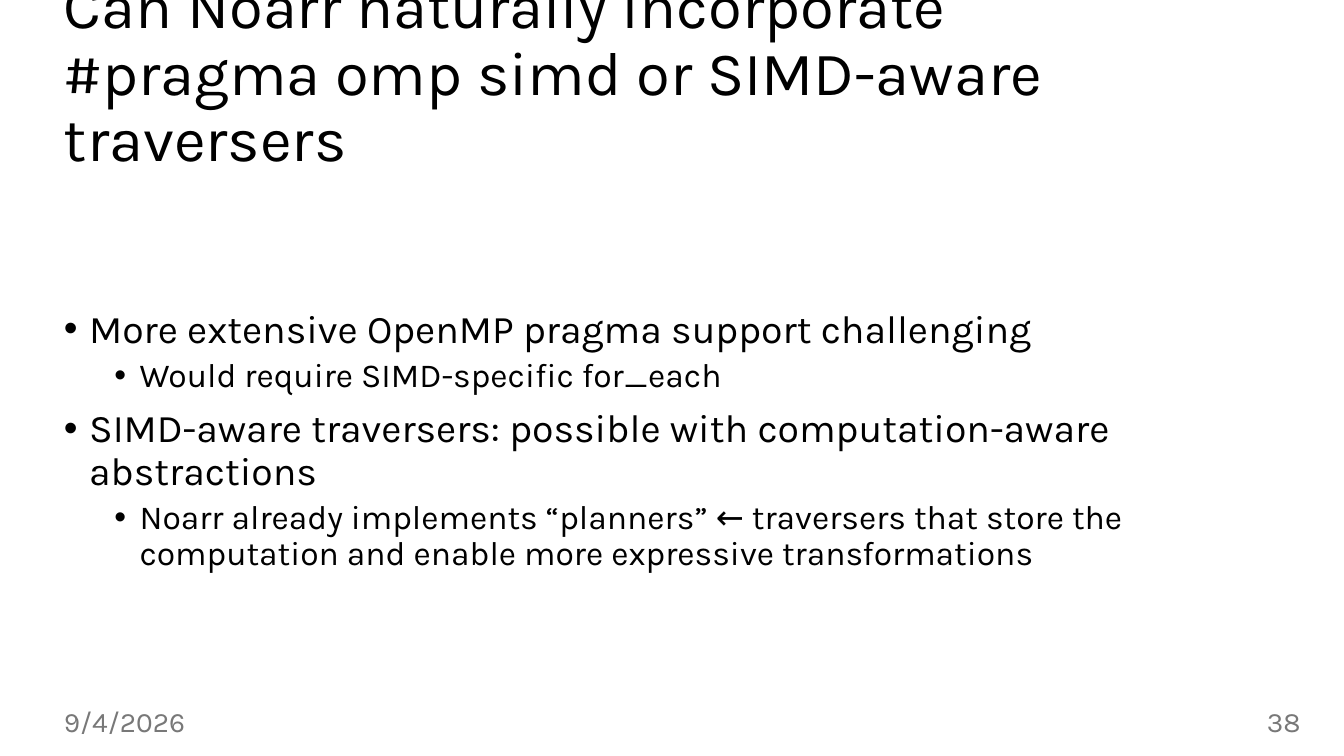
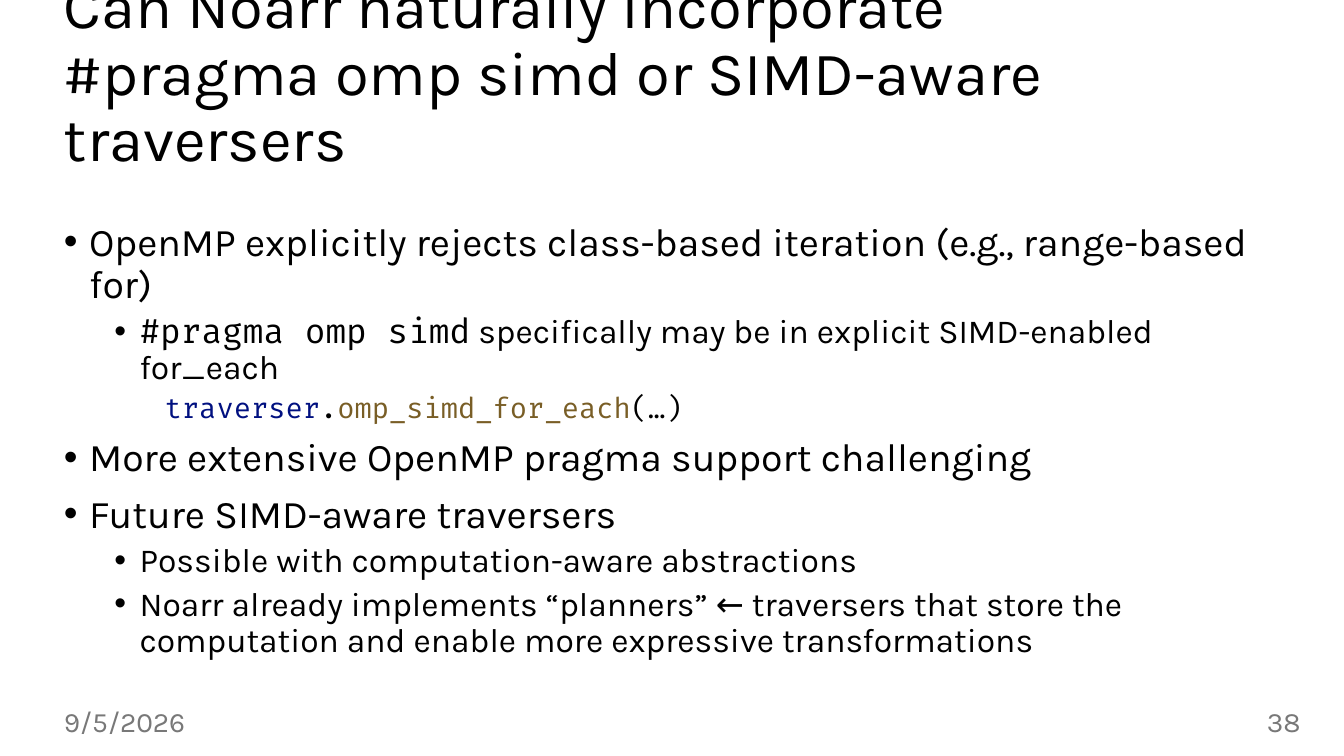
Before and after one commit to jiriklepl/phd-thesis, a slide deck: slide 38 of slides/Optimizing Memory Layouts and Traversal Orders in High-Performance Computing.pptx. Drawn at 1344x756 pixels with LibreOffice and Linux fonts; fonts in the diff are those of the drawing; background and template pictures are left out. Boxes give left, top, right and bottom in pixels: in the first picture for what was removed or moved away, otherwise in the second. Text is boxed around its words. In the diff, an @@ line names an element or a change of style, - is before the commit and + after.

```diff
--- a/slides/Optimizing Memory Layouts and Traversal Orders in High-Performance Computing.pptx
+++ b/slides/Optimizing Memory Layouts and Traversal Orders in High-Performance Computing.pptx
@@ text at [89,227,1247,424]: paragraphs added @@
+• OpenMP explicitly rejects class-based iteration (e.g., range-based for)
+  • #pragma omp simd specifically may be in explicit SIMD-enabled for_each
+    traverser.omp_simd_for_each(…)
@@ text at [89,503,857,580]: text changed; size 28 to 24 pt @@
-  • Would require SIMD-specific for_each
-• SIMD-aware traversers: possible with computation-aware abstractions
+• Future SIMD-aware traversers
+  • Possible with computation-aware abstractions
@@ text at [64,711,185,734]: text changed @@
-9/4/2026
+9/5/2026
```
Also in this commit, not shown: 43 other slides changed, 2 slides added.
